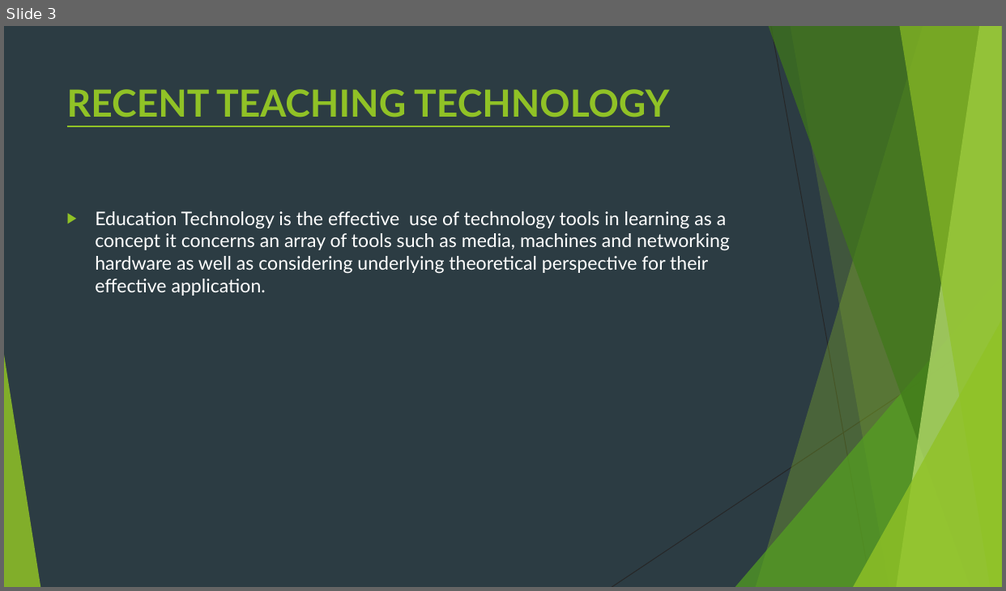
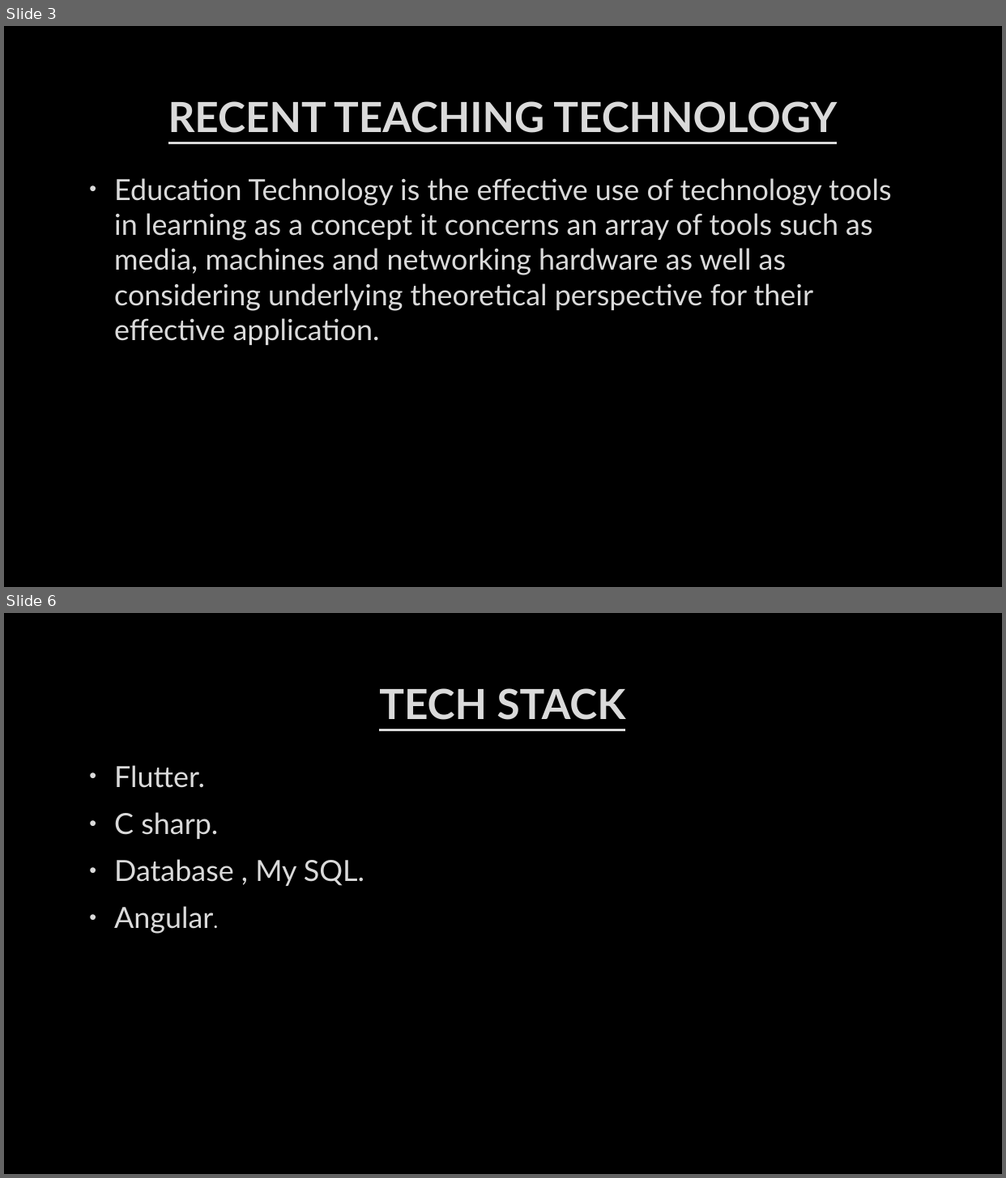
Before and after one commit to ParulSehotra/CISHack-MIET, a slide deck: Team terminators.pptx. Shown one above the other, each under a label of ours: slide 3 before the commit, slides 3 and 6 after it; the slides between them are not shown. The pictures are 1006x591 and 1006x1178 pixels, drawn with LibreOffice and Linux fonts; fonts in the diff are those of the drawing; background and template pictures are left out. Boxes give left, top, right and bottom in pixels: in the first picture for what was removed or moved away, otherwise in the second. Text is boxed around its words. In the diff, an @@ line names an element or a change of style, - is before the commit and + after.

```diff
--- a/Team terminators.pptx
+++ b/Team terminators.pptx
@@ slide 6 added at [4, 613, 1002, 1174], background picture (left out) @@
@@ title added at [379, 688, 626, 720], 40 pt, text #DADADA, bold, underline @@
+TECH STACK
@@ text added at [114, 765, 364, 934], 28 pt, text #DADADA @@
+• Flutter.
+• C sharp.
+• Database , My SQL.
+• Angular.
@@ slide 3 changed as well @@
@@ background #2C3C43 to picture (left out) @@
@@ title "RECENT TEACHING TECHNOLOGY": place and size @@
-title "RECENT TEACHING TECHNOLOGY" at [67, 89, 669, 118]
+title "RECENT TEACHING TECHNOLOGY" at [168, 101, 837, 133]
@@ title "RECENT TEACHING TECHNOLOGY" at [168, 101, 837, 133]: size 36 to 40 pt, text colour #90C226 to #DADADA, letter outline none to #404040 0.75 pt; alignment left to centre; vertical alignment top to middle @@
@@ text "Education Technology is the effective ...": place and size @@
-text "Education Technology is the effective ..." at [95, 211, 730, 296]
+text "Education Technology is the effective ..." at [114, 178, 892, 345]
@@ text "Education Technology is the effective ..." at [114, 178, 892, 345]: size 18 to 28 pt, text colour #FFFFFF to #DADADA, letter outline none to #404040 0.75 pt; bullet ▶ to •; more space between paragraphs; bullet colour #90C226 to #DADADA @@
@@ group removed at [4, 26, 1002, 587]: 5 freeform shapes, 3 triangles, 2 lines @@
```
Also in this commit, not shown: 5 other slides changed, 3 other slides added, 4 slides removed.
